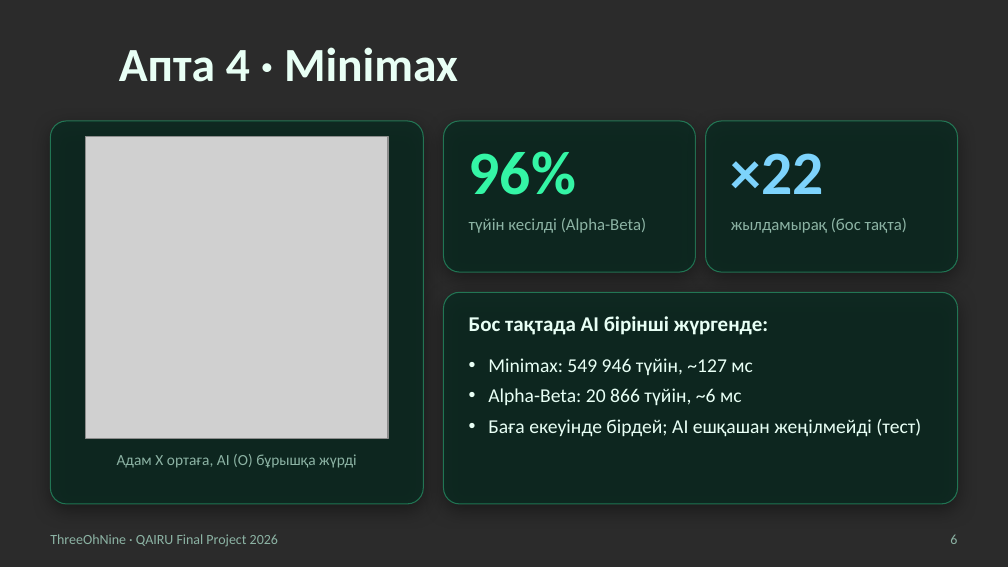
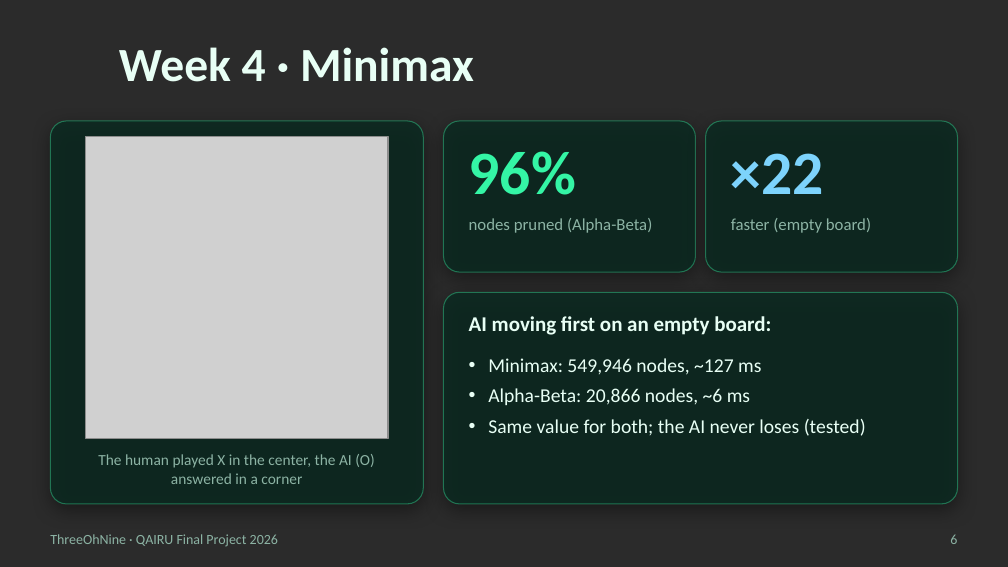
Before and after one commit to GGRANOX/ThreeOhNine, a slide deck: slide 6 of docs/ThreeOhNine-presentation.pptx. Drawn at 1008x567 pixels with LibreOffice and Linux fonts; fonts in the diff are those of the drawing; grey boxes stand for pictures; background and template pictures are left out; a plain dark background stands for a picture behind light text. Boxes give left, top, right and bottom in pixels: in the first picture for what was removed or moved away, otherwise in the second. Text is boxed around its words. In the diff, an @@ line names an element or a change of style, - is before the commit and + after.

```diff
--- a/docs/ThreeOhNine-presentation.pptx
+++ b/docs/ThreeOhNine-presentation.pptx
@@ title at (119,47,474,82): text changed @@
-Апта 4 · Minimax
+Week 4 · Minimax
@@ text at (469,218,652,233): text changed @@
-түйін кесілді (Alpha-Beta)
+nodes pruned (Alpha-Beta)
@@ text at (731,218,871,233): text changed @@
-жылдамырақ (бос тақта)
+faster (empty board)
@@ text at (469,316,771,335): text changed @@
-Бос тақтада AI бірінші жүргенде:
+AI moving first on an empty board:
@@ text at (488,358,866,436): text changed @@
-• Minimax: 549 946 түйін, ~127 мс
-• Alpha-Beta: 20 866 түйін, ~6 мс
-• Баға екеуінде бірдей; AI ешқашан жеңілмейді (тест)
+• Minimax: 549,946 nodes, ~127 ms
+• Alpha-Beta: 20,866 nodes, ~6 ms
+• Same value for both; the AI never loses (tested)
@@ text at (98,454,375,484): text changed @@
-Адам X ортаға, AI (O) бұрышқа жүрді
+The human played X in the center, the AI (O) answered in a corner
```
Also in this commit, not shown: 5 other slides changed, 1 slide added, 1 slide removed, 18 other files.
